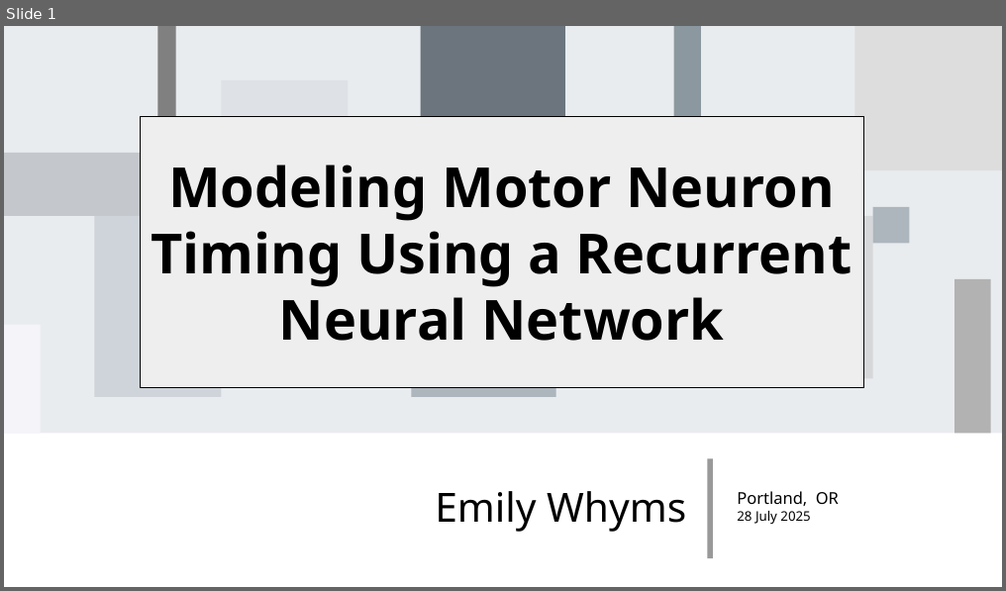
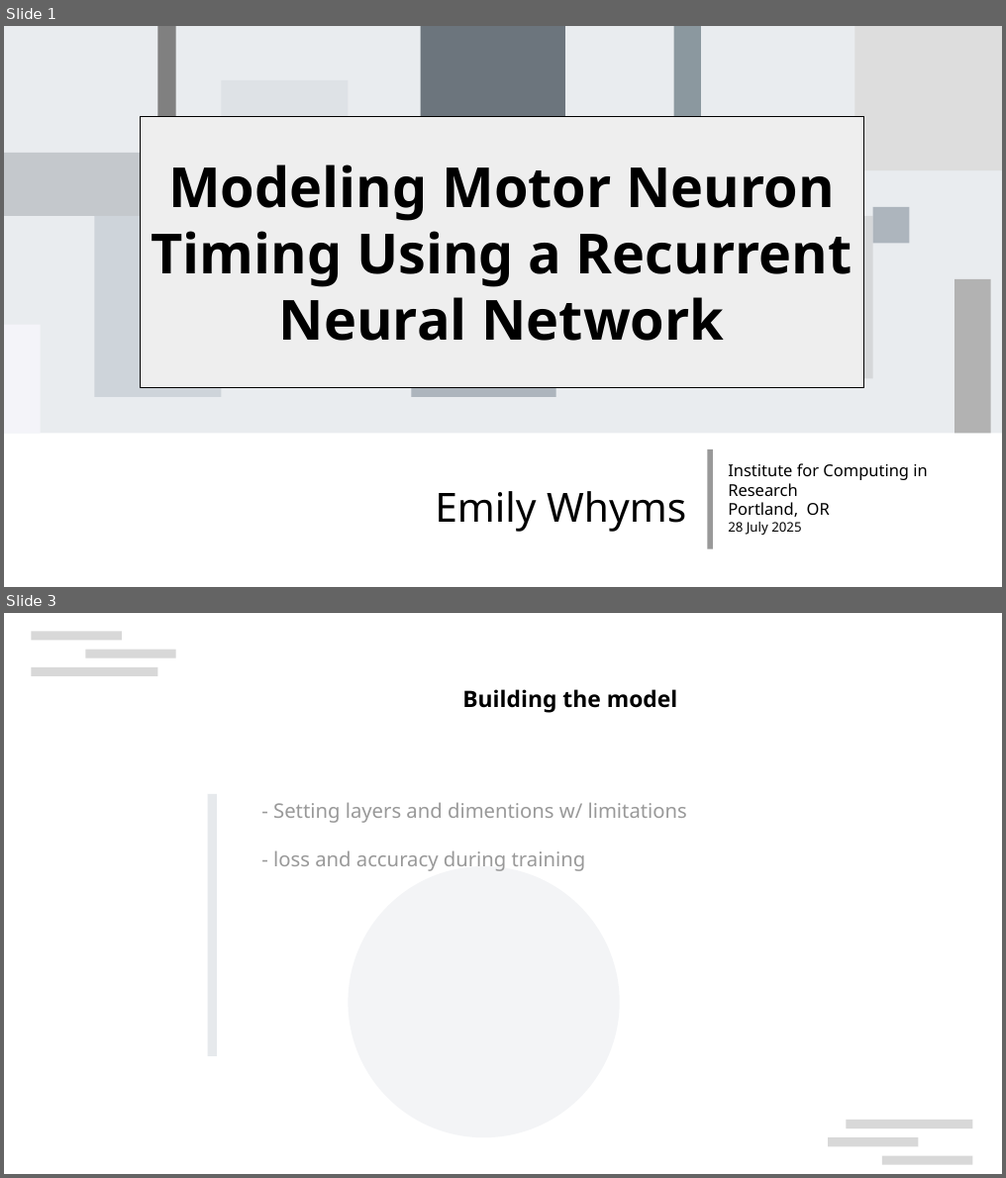
Before and after one commit to ItsAMeMario8/MotorTimingRNN, a slide deck: Modeling_RNN_Motor_Timing.odp. Shown one above the other, each under a label of ours: slide 1 before the commit, slides 1 and 3 after it; the slides between them are not shown. The pictures are 1006x591 and 1006x1178 pixels, drawn with LibreOffice and Linux fonts; fonts in the diff are those of the drawing; background and template pictures are left out. Boxes give left, top, right and bottom in pixels: in the first picture for what was removed or moved away, otherwise in the second. Text is boxed around its words. In the diff, an @@ line names an element or a change of style, - is before the commit and + after.

```diff
--- a/Modeling_RNN_Motor_Timing.odp
+++ b/Modeling_RNN_Motor_Timing.odp
@@ slide 3 added at (4,613,1002,1174), background #FFFFFF @@
@@ rectangle added at (31,631,122,640), fill #CCCCCC at 75% opacity @@
@@ rectangle added at (31,667,157,676), fill #CCCCCC at 75% opacity @@
@@ rectangle added at (85,650,176,659), fill #CCCCCC at 75% opacity @@
@@ text added at (462,689,678,713), 18 pt, text #000000, bold @@
+Building the model
@@ rectangle added at (208,794,217,1057), fill #CED4DA at 50% opacity @@
@@ text added at (273,802,687,871), 16 pt, text #999999 @@
+- Setting layers and dimentions w/ limitations
+- loss and accuracy during training
@@ ellipse added at (349,866,620,1139), fill #8D99AE at 10% opacity @@
@@ rectangle added at (828,1139,919,1148), fill #CCCCCC at 75% opacity @@
@@ rectangle added at (846,1120,973,1129), fill #CCCCCC at 75% opacity @@
@@ rectangle added at (882,1157,973,1165), fill #CCCCCC at 75% opacity @@
@@ slide 1 changed as well @@
@@ line moved from (710, 460) - (710, 560) to (710, 450) - (710, 550) @@
@@ text "Institute for Computing in Research": place and size @@
-text "Institute for Computing in Research" at (737,491,839,524)
+text "Institute for Computing in Research" at (728,464,927,535)
@@ text at (728,464,927,496): paragraph added @@
+Institute for Computing in Research
```
Also in this commit, not shown: 3 other slides added, 1 slide removed, 2 other files.
